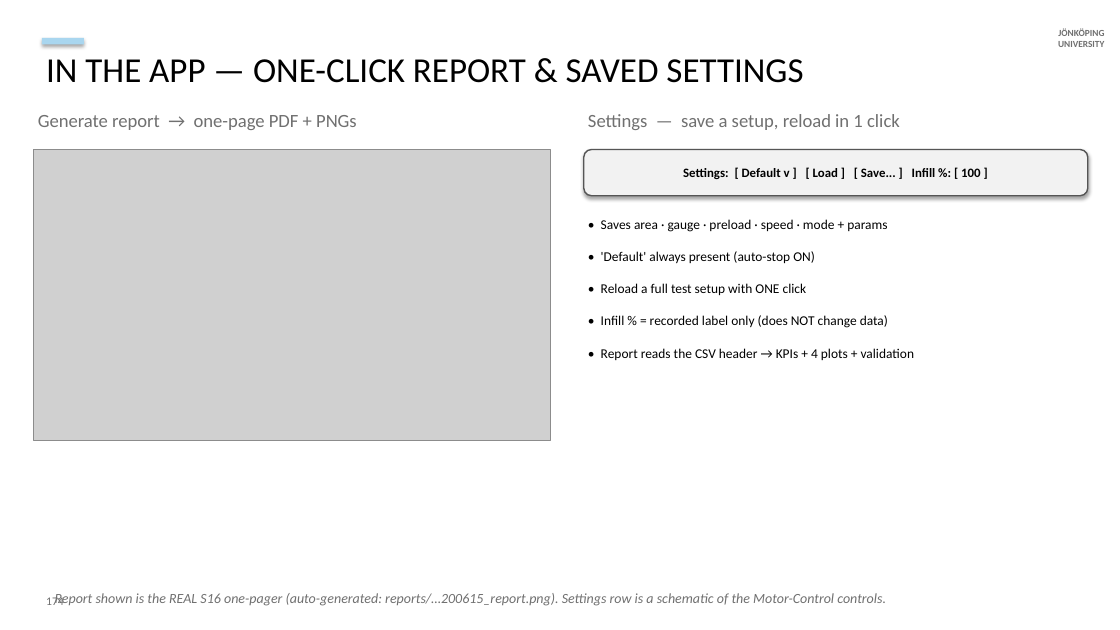
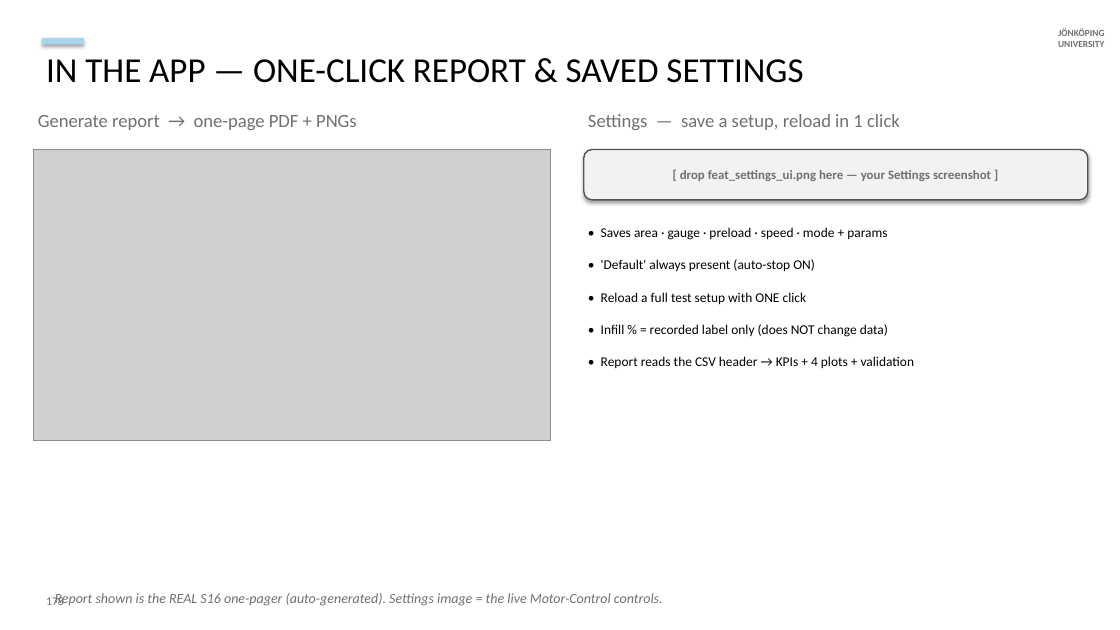
Before and after one commit to cenmir/UTM, a slide deck: slide 38 of documentation/V6a_8_6_20_slides.pptx (slide 34 before the commit). Drawn at 1120x630 pixels with LibreOffice and Linux fonts; fonts in the diff are those of the drawing; grey boxes stand for pictures. Boxes give left, top, right and bottom in pixels: in the first picture for what was removed or moved away, otherwise in the second. Text is boxed around its words. In the diff, an @@ line names an element or a change of style, - is before the commit and + after.

```diff
--- a/documentation/V6a_8_6_20_slides.pptx
+++ b/documentation/V6a_8_6_20_slides.pptx
@@ rounded rectangle "[ drop feat_settings_ui.png here — ..." resized from (x1=584, y1=150, x2=1088, y2=196) to (x1=584, y1=150, x2=1088, y2=200) @@
@@ text in rounded rectangle at (x1=680, y1=170, x2=991, y2=181): text changed; text colour #000000 to #707070 @@
-Settings: [ Default v ] [ Load ] [ Save... ] Infill %: [ 100 ]
+[ drop feat_settings_ui.png here — your Settings screenshot ]
@@ text "• Saves area · gauge ..." moved from (x1=601, y1=219, x2=914, y2=360) to (x1=601, y1=227, x2=914, y2=368) @@
@@ text at (x1=46, y1=595, x2=64, y2=605): text changed @@
-174
+178
@@ text at (x1=55, y1=593, x2=663, y2=606): text changed @@
-Report shown is the REAL S16 one-pager (auto-generated: reports/…200615_report.png). Settings row is a schematic of the Motor-Control controls.
+Report shown is the REAL S16 one-pager (auto-generated). Settings image = the live Motor-Control controls.
```
Also in this commit, not shown: 4 other slides changed, 4 slides added, 3 other files.
